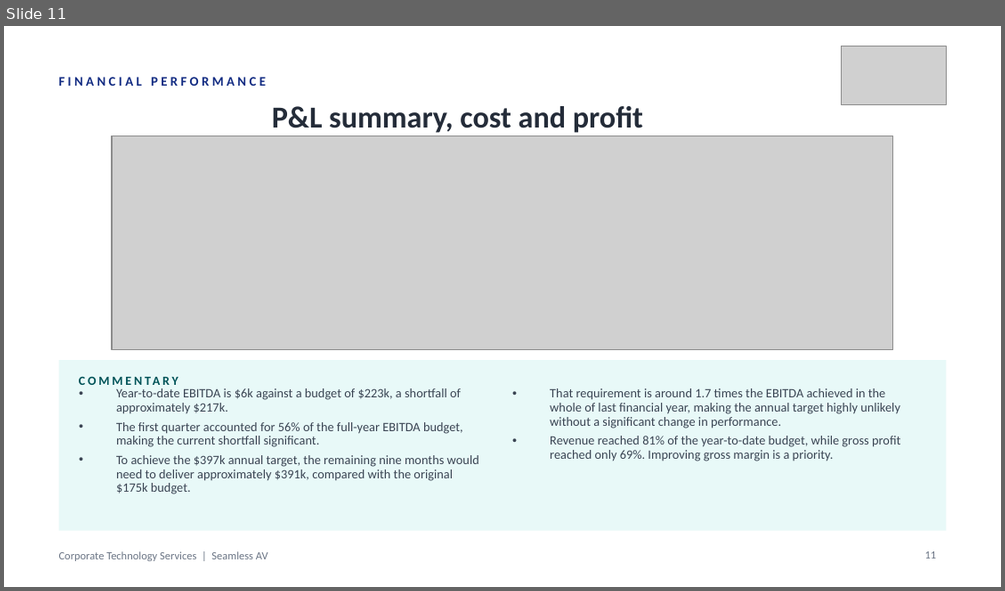
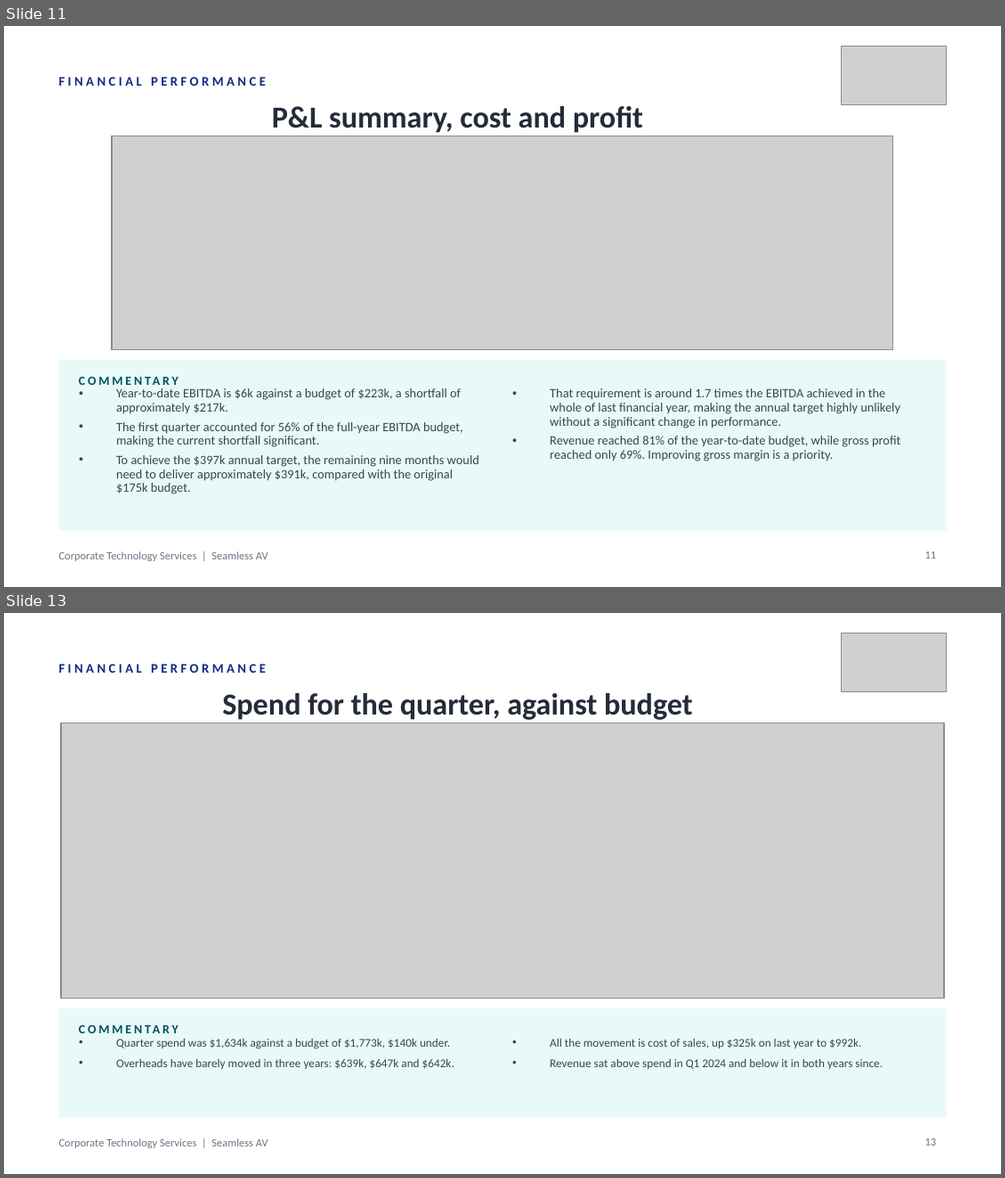
Before and after one commit to WesleyNelson-O33/Claude, a slide deck: deck/CTS Monthly Business Review - 30092026.pptx. Shown one above the other, each under a label of ours: slide 11 before the commit, slides 11 and 13 after it; the slides between them are not shown. The pictures are 1005x591 and 1005x1178 pixels, drawn with LibreOffice and Linux fonts; fonts in the diff are those of the drawing; grey boxes stand for pictures. Boxes give left, top, right and bottom in pixels: in the first picture for what was removed or moved away, otherwise in the second. Text is boxed around its words. In the diff, an @@ line names an element or a change of style, - is before the commit and + after.

```diff
--- a/deck/CTS Monthly Business Review - 30092026.pptx
+++ b/deck/CTS Monthly Business Review - 30092026.pptx
@@ slide 13 added at <box>4,613,1001,1174</box>, background #FFFFFF; not listed: 1 template element that a slide beside it also shows @@
@@ picture added at <box>841,633,946,691</box> @@
@@ text added at <box>59,664,266,673</box>, 9.5 pt, text #122B82, bold @@
+FINANCIAL PERFORMANCE
@@ text added at <box>222,693,693,720</box>, 22 pt, text #242C39, bold @@
+Spend for the quarter, against budget
@@ picture added at <box>61,722,944,997</box> @@
@@ rectangle added at <box>59,1008,946,1118</box>, fill #E8F9F8 @@
@@ text added at <box>79,1015,378,1040</box>, 9 pt, text #005358, bold @@
+COMMENTARY
@@ text added at <box>116,1038,454,1069</box>, 8.5 pt, text #3A4453 @@
+• Quarter spend was $1,634k against a budget of $1,773k, $140k under.
+• Overheads have barely moved in three years: $639k, $647k and $642k.
@@ text added at <box>550,1038,882,1069</box>, 8.5 pt, text #3A4453 @@
+• All the movement is cost of sales, up $325k on last year to $992k.
+• Revenue sat above spend in Q1 2024 and below it in both years since.
@@ page number added at <box>925,1138,937,1145</box>, 8 pt, text #6B7585 @@
+13
```
Also in this commit, not shown: 2 other slides added, 16 other files.
